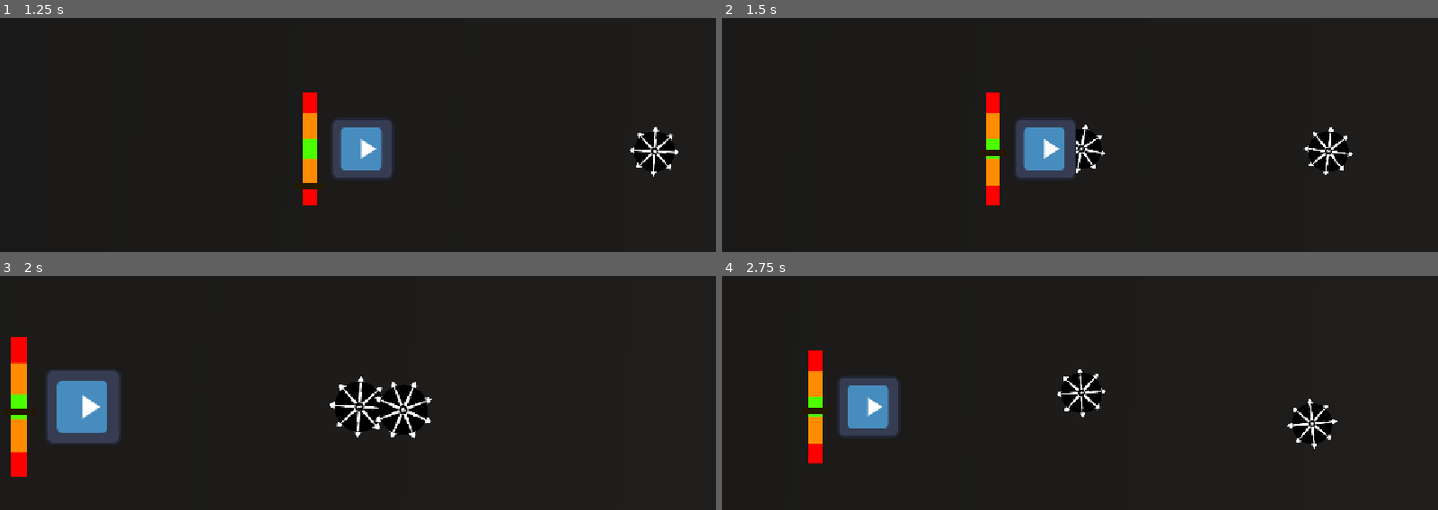
Above: before the commit, frames 1-4 (two rows, left to right).
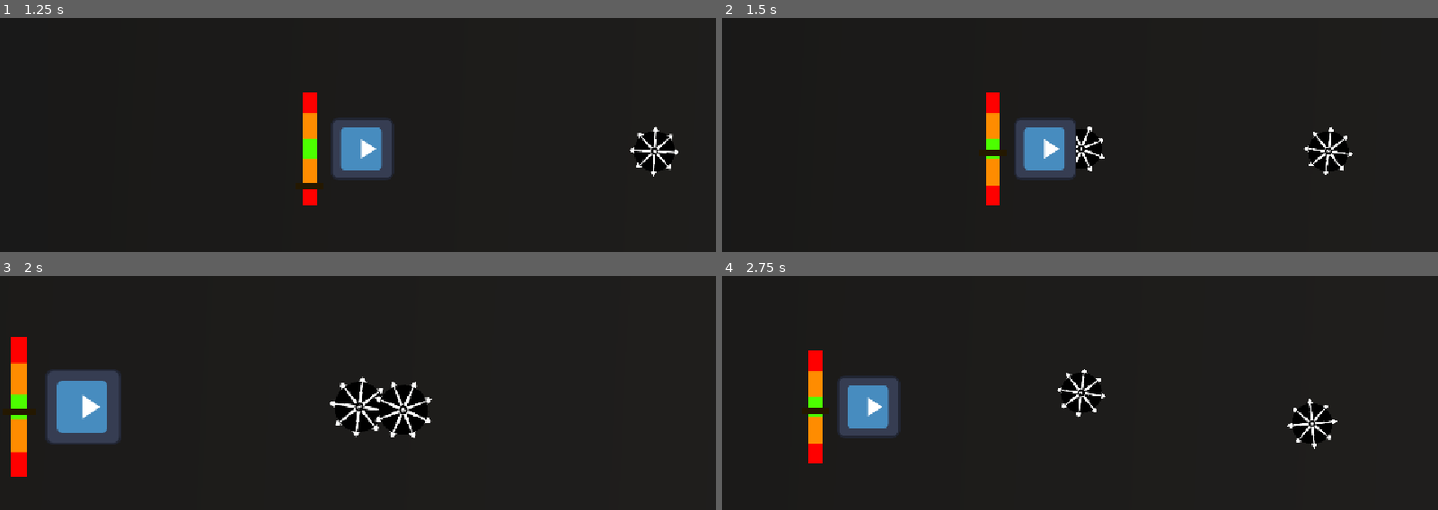
Above: after the commit, the same moments.

Repository: ryder-james/AVerySeriousGameJam
Game: Godot game, scene res://ui/main_menu.tscn
Same seed, same stepped clock (60 frames per second), same inputs: the game is played once before the commit and once after it. The engine's default icon, where the game draws it, is replaced by a stand-in: a white triangle on a blue panel in a dark square.
Inputs:
- Up to frame 1 (1.25 s): click "Start" at 0.5 s
- Up to frame 2 (1.5 s): tap Space (launch) at 1.35 s
- Up to frame 3 (2 s): no input
- Up to frame 4 (2.75 s): tap A (ccw) at 2.1 s; tap Space (launch) at 2.3 s

Frame 1 is identical in both runs. In frame 2, 0.3% of the frame differs, in the area x 49-54%, y 45-67%; in frame 3, 0.4%; in frame 4, 0.5%, in the area x 46-54%, y 39-61%.
Error after the commit: Invalid access to property or key 'player_distance' on a base object of type 'Node (game.gd)'. (res://beyblade/beyblade.gd:28)

Commit message:
Modify rpms to spin slower initially

Diff:
--- a/beyblade/beyblade.gd
+++ b/beyblade/beyblade.gd
@@ -16,7 +16,7 @@
 	Game.launch.connect(
 			func(power: float, launch_angle: float):
 				var speed = power * max_launch_power
-				apply_torque_impulse(speed)
+				apply_torque_impulse(speed/50)
 				apply_central_impulse((Vector2.RIGHT * speed).rotated(launch_angle))
 				process_mode = Node.PROCESS_MODE_INHERIT
 	)
@@ -24,6 +24,10 @@
 	_gravity.body_exited.connect(_on_gravity_exited)
 	body_entered.connect(_on_hit)
 
+func _process(delta):
+	if roundi(global_position.x / 100) > Game.player_distance:
+		Game.player_distance = roundi(global_position.x / 100)
+	Game.rpm = roundi(angular_velocity/TAU * 60)
 
 func _physics_process(_delta: float) -> void:
 	if _targets.is_empty():
@@ -60,7 +64,7 @@
 		apply_central_force(steering_dir * (gravity_force / max_speed))
 
 
-	var allowable_speed: float = min(max_speed, abs(angular_velocity) * 10)
+	var allowable_speed: float = min(max_speed, abs(angular_velocity) * 500)
 	linear_velocity = linear_velocity.limit_length(allowable_speed)
 	if linear_velocity.length() < 10:
 		linear_velocity = Vector2.ZERO
